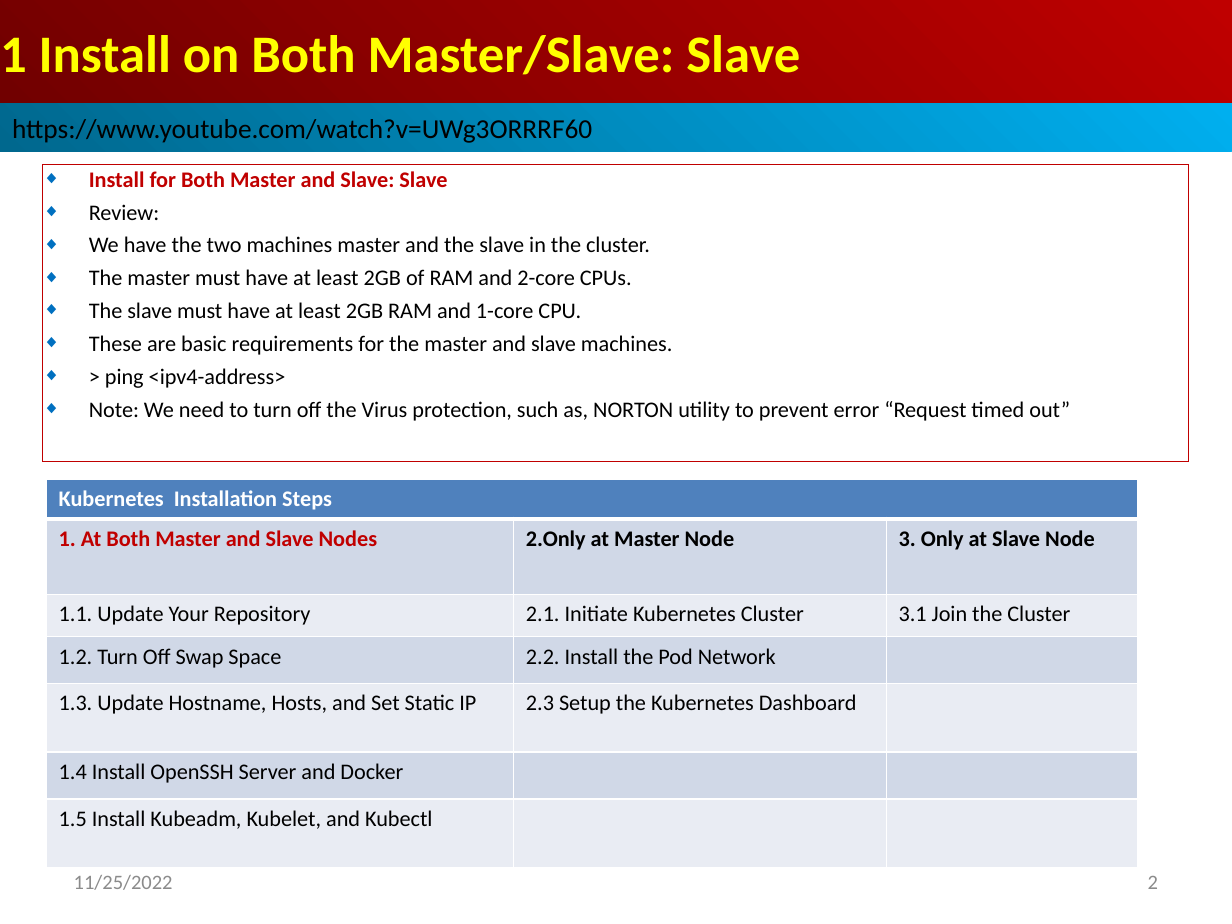
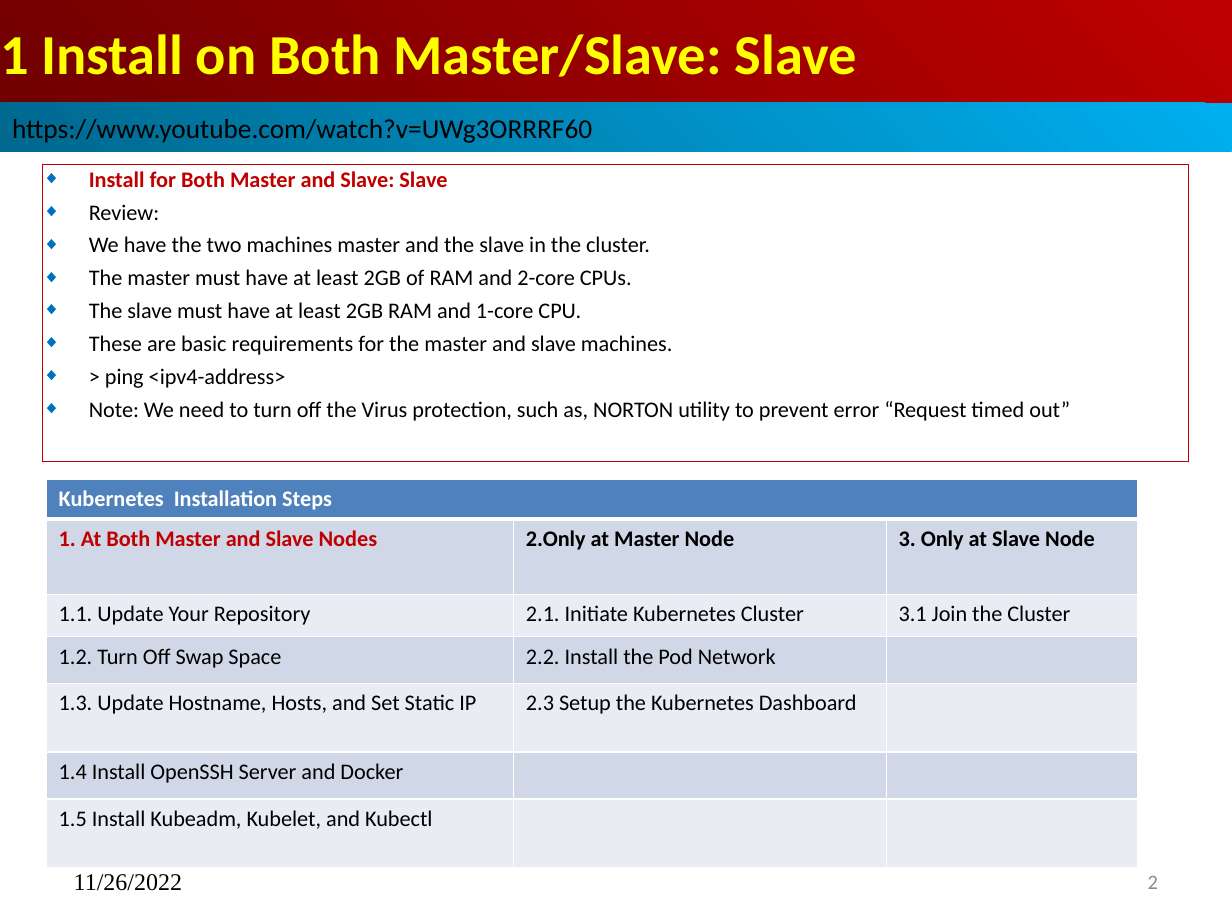
Before and after one commit to peterhchen/900_Kubernetes, a slide deck: slide 2 of 001_01_Install_MS_P02_Slave.pptx. Drawn at 1232x924 pixels with LibreOffice and Linux fonts; fonts in the diff are those of the drawing. Boxes give left, top, right and bottom in pixels: in the first picture for what was removed or moved away, otherwise in the second. Text is boxed around its words. In the diff, an @@ line names an element or a change of style, - is before the commit and + after.

Commit message:
add slave document

```diff
--- a/001_01_Install_MS_P02_Slave.pptx
+++ b/001_01_Install_MS_P02_Slave.pptx
@@ title "1 Install on Both Master/Slave: ..." at <box>0,0,1232,103</box>: size 30.8 to 33 pt @@
@@ text at <box>74,874,182,891</box>: text changed; size 12 to 14 pt; font Calibri to Times New Roman; text colour #8B8B8B to #000000 @@
-11/25/2022
+11/26/2022
```
Also in this commit, not shown: 27 other slides changed, 3 slides removed, 1 other file.
